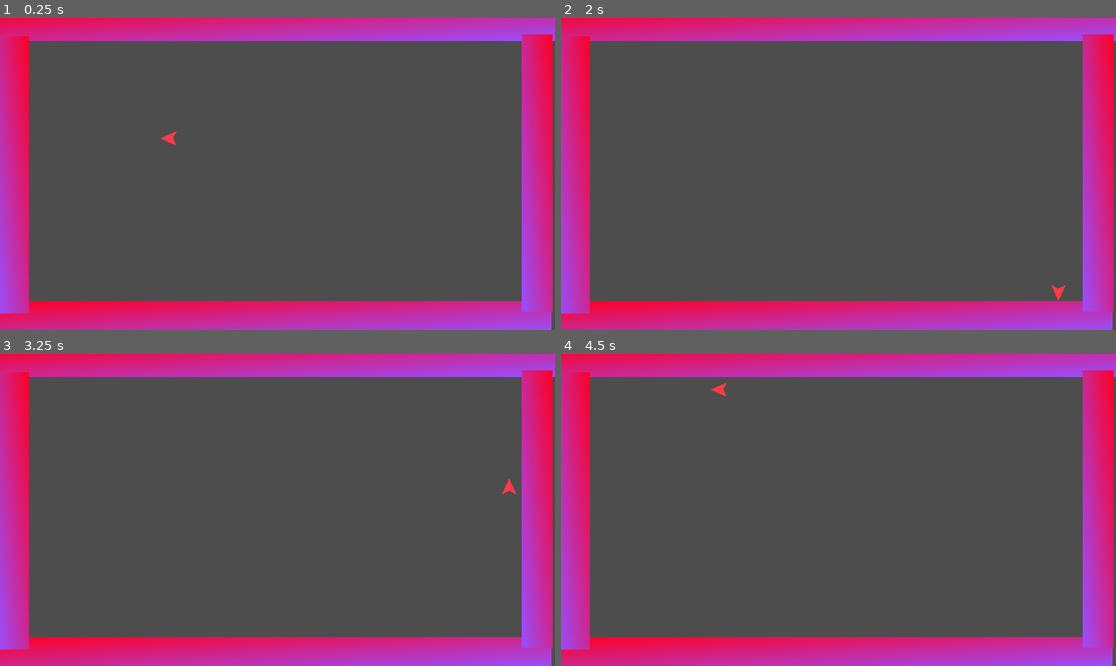
Above: before the commit, frames 1-4 (two rows, left to right).
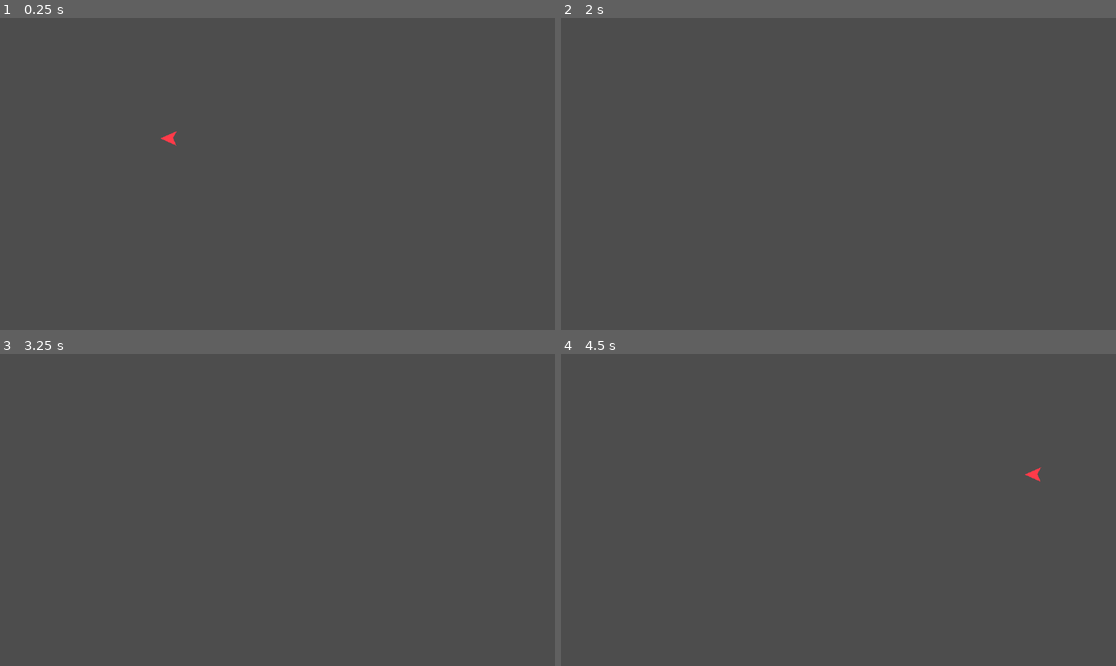
Above: after the commit, the same moments.

Repository: mncc8337/blashout
Game: Godot game, scene res://scenes/main.tscn
Same seed, same stepped clock (60 frames per second), same inputs: the game is played once before the commit and once after it.
Inputs:
- Up to frame 1 (0.25 s): no input
- Up to frame 2 (2 s): tap Enter at 0.5 s; hold D (right) 0.53-1.28 s; tap Space at 1.25 s; hold S (down) from 1.28 s (still down)
- Up to frame 3 (3.25 s): tap Enter at 2 s; release S (down) at 2.03 s; hold D (right) 2.03-2.78 s; tap Space at 2.75 s; hold W (up) from 2.78 s (still down)
- Up to frame 4 (4.5 s): tap Enter at 3.5 s; release W (up) at 3.53 s; hold A (left) from 3.53 s (still down)

The runs differ from the first frame. In frame 1, 26% of the frame differs, in the area x 0-100%, y 0-100%; in frame 2, 26%; in frame 3, 26%; in frame 4, 26%.

Commit message:
add rotating animation bc im bored

Diff:
--- a/scenes/main.tscn
+++ b/scenes/main.tscn
@@ -1,29 +1,8 @@
-[gd_scene load_steps=3 format=3 uid="uid://l0v0ojsdp6s8"]
+[gd_scene load_steps=2 format=3 uid="uid://l0v0ojsdp6s8"]
 
 [ext_resource type="PackedScene" uid="uid://cs0scqiespkx4" path="res://scenes/player.tscn" id="1_ir80p"]
-[ext_resource type="PackedScene" uid="uid://biy8681uytdb" path="res://scenes/wall.tscn" id="2_222mk"]
 
 [node name="main" type="Node2D"]
 
 [node name="player" parent="." instance=ExtResource("1_ir80p")]
 position = Vector2(359, 250)
-
-[node name="map1" type="Node2D" parent="."]
-
-[node name="wall" parent="map1" instance=ExtResource("2_222mk")]
-position = Vector2(576, 16)
-scale = Vector2(18, 1)
-
-[node name="wall2" parent="map1" instance=ExtResource("2_222mk")]
-position = Vector2(569, 620)
-scale = Vector2(18, 1)
-
-[node name="wall3" parent="map1" instance=ExtResource("2_222mk")]
-position = Vector2(28, 326)
-rotation = 1.5708
-scale = Vector2(9, 1)
-
-[node name="wall4" parent="map1" instance=ExtResource("2_222mk")]
-position = Vector2(1115, 322)
-rotation = 1.5708
-scale = Vector2(9, 1)
--- a/scripts/player.gd
+++ b/scripts/player.gd
@@ -12,7 +12,6 @@
 	return 1
 
 func _physics_process(delta):
-
 	if Input.is_action_pressed("up"):
 		velocity.y -= SPEED
 		dir += Vector2(0, -1)
@@ -35,14 +34,25 @@
 	if move_on_x and move_on_y:
 		new_rot /= 2
 
+	var current_rot = rotation_degrees
+
 	if not move_on_x and not move_on_y:
 		new_rot = last_rot
 
 	if Input.is_action_pressed("down") and Input.is_action_pressed("left"):
 		new_rot += 180
+	if current_rot <= 0 and current_rot > -180 and new_rot >= 0 and new_rot <= 90:
+		new_rot += 360.0
+	if current_rot < 90 and current_rot >= 0 and new_rot >= 270 and new_rot <= 360:
+		new_rot -= 360.0
+
 	last_rot = new_rot
 
-	rotation_degrees = new_rot
+	if current_rot < 0:
+		current_rot += 360
+	current_rot = lerp(current_rot, new_rot, 0.35)
+	print(current_rot)
+	rotation_degrees = current_rot
 
 	velocity *= 1 - FRICTION
 
